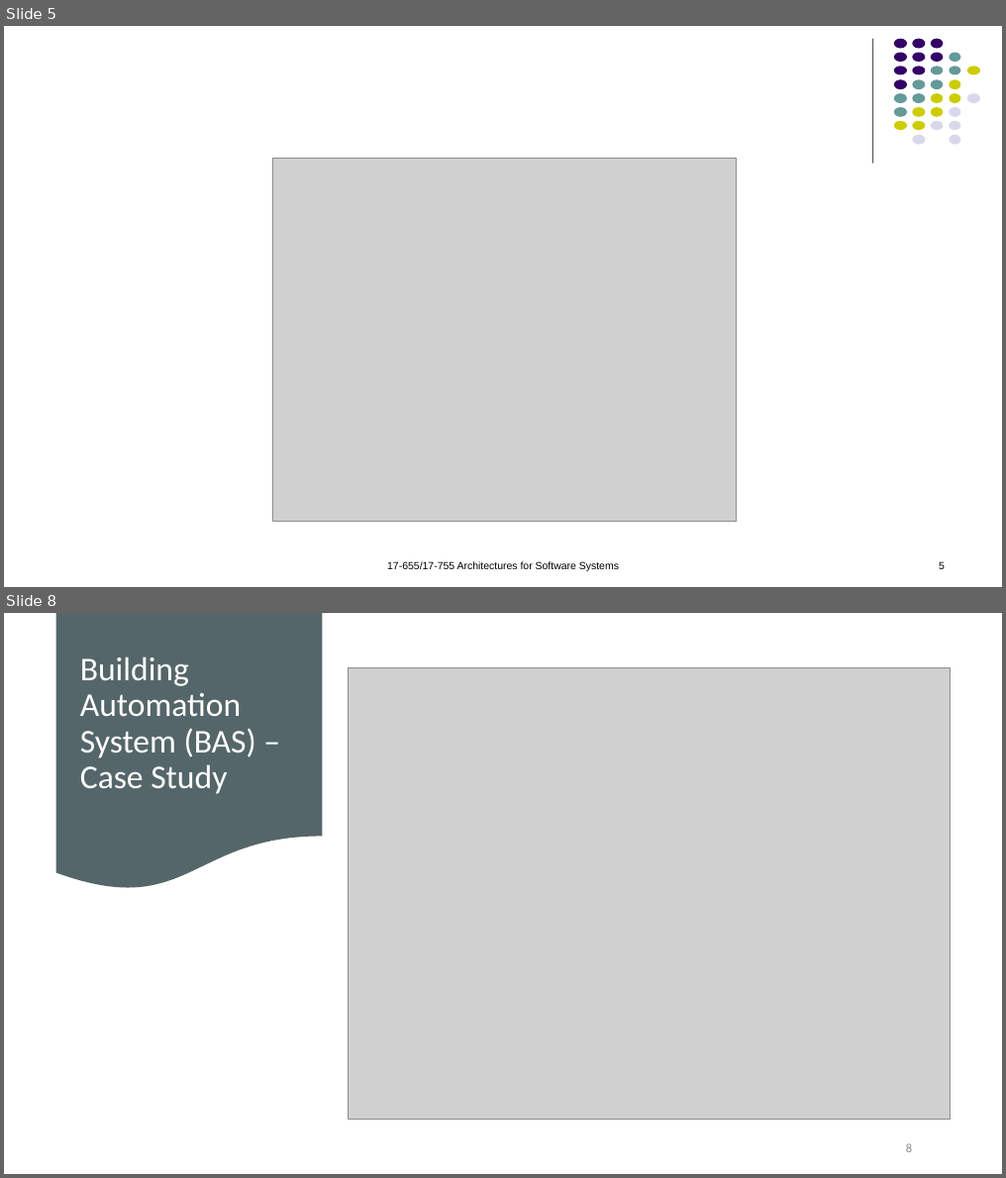
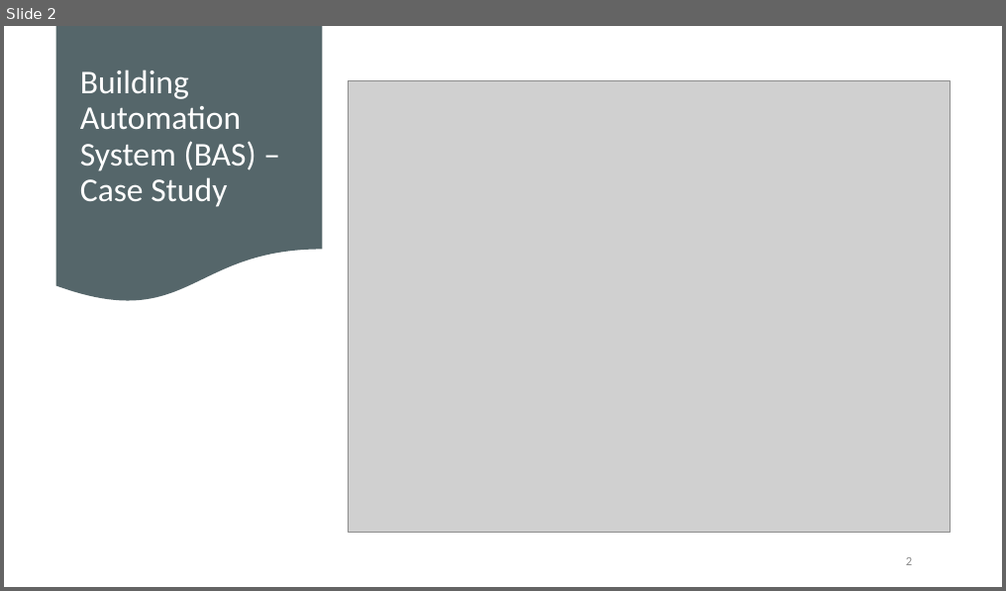
Before and after one commit to kthanasi-git/SW_Engineering, a slide deck: SOFTWARE ENGINEERING/SLIDES/21-More on Software Architecture.pptx. Shown one above the other, each under a label of ours: slides 5 and 8 before the commit, slide 2 after it; the slides between them are not shown. The pictures are 1006x1178 and 1006x591 pixels, drawn with LibreOffice and Linux fonts; fonts in the diff are those of the drawing; grey boxes stand for pictures. Boxes give left, top, right and bottom in pixels: in the first picture for what was removed or moved away, otherwise in the second. Text is boxed around its words. In the diff, an @@ line names an element or a change of style, - is before the commit and + after.

```diff
--- a/SOFTWARE ENGINEERING/SLIDES/21-More on Software Architecture.pptx
+++ b/SOFTWARE ENGINEERING/SLIDES/21-More on Software Architecture.pptx
@@ slide 5 removed at <box>4,26,1002,587</box>, background #FFFFFF @@
@@ line removed from (873, 39) to (873, 163) @@
@@ group removed at <box>894,39,981,144</box>: 31 ellipses @@
@@ picture removed at <box>272,159,737,521</box> @@
@@ text removed at <box>387,562,619,571</box> @@
-17-655/17-755 Architectures for Software Systems
@@ page number removed at <box>939,563,944,570</box> @@
-5
@@ what was slide 8 is now slide 2 @@
@@ page number at <box>906,558,912,566</box>: text changed @@
-8
+2
```
Also in this commit, not shown: 1 slide changed, 8 other slides removed, 13 other files.
